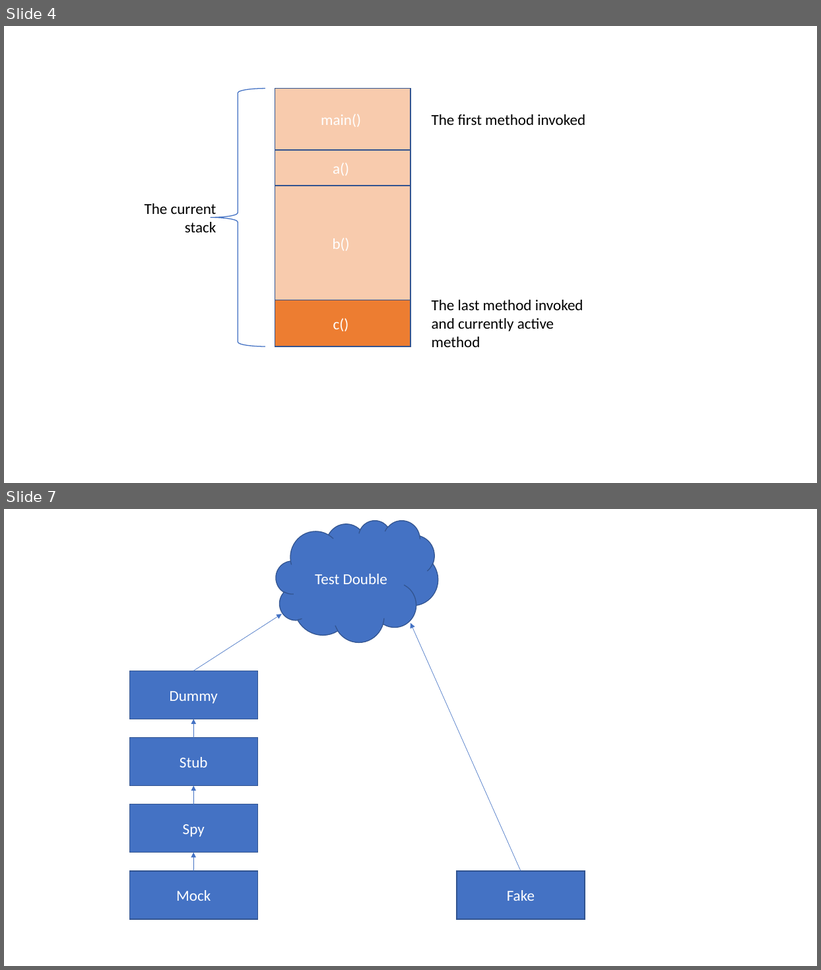
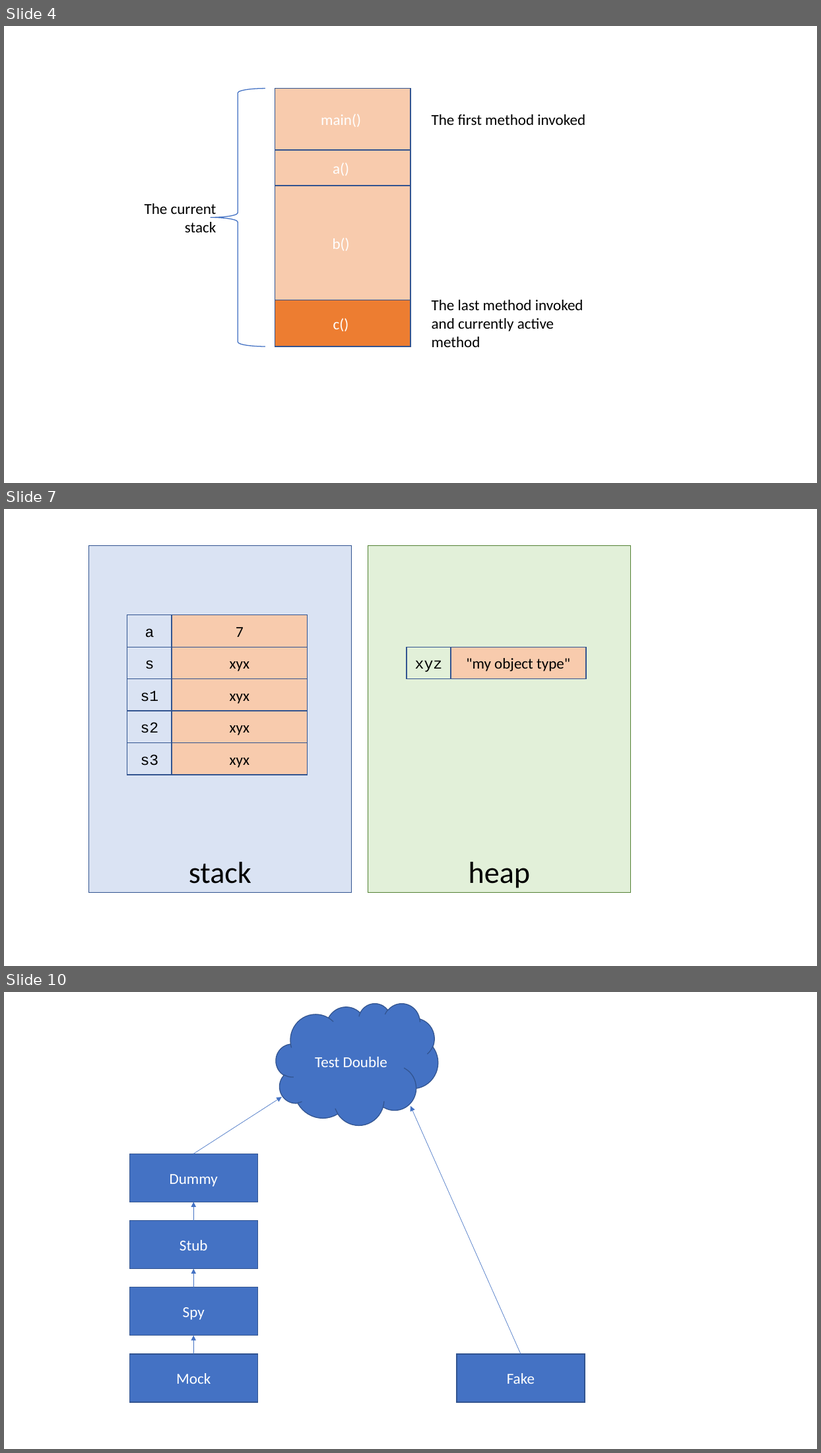
Before and after one commit to albertattard/java-boot-camp, a slide deck: assets/images/Images.pptx. Shown one above the other, each under a label of ours: slides 4 and 7 before the commit, slides 4, 7 and 10 after it; the slides between them are not shown. The pictures are 821x970 and 821x1453 pixels, drawn with LibreOffice and Linux fonts; fonts in the diff are those of the drawing. Boxes give left, top, right and bottom in pixels: in the first picture for what was removed or moved away, otherwise in the second. Text is boxed around its words. In the diff, an @@ line names an element or a change of style, - is before the commit and + after.

Commit message:
Add stack & heap examples

```diff
--- a/assets/images/Images.pptx
+++ b/assets/images/Images.pptx
@@ slide 7 added at [4, 509, 817, 966], background #FFFFFF @@
@@ rectangle added at [88, 545, 351, 893], fill #DAE3F3, outline #325491 1 pt, 36 pt, text #000000 @@
+stack
@@ rectangle added at [368, 545, 630, 893], fill #E2F0D9, outline #548235 1 pt, 36 pt, text #000000 @@
+heap
@@ rectangle added at [127, 615, 172, 647], outline #325491 1 pt, 18 pt, text #000000 @@
+a
@@ rectangle added at [172, 615, 308, 647], fill #F8CBAD, outline #325491 1 pt, 18 pt, text #000000 @@
+7
@@ rectangle added at [127, 647, 172, 679], outline #325491 1 pt, 18 pt, text #000000 @@
+s
@@ rectangle added at [172, 647, 308, 679], fill #F8CBAD, outline #325491 1 pt, 18 pt, text #000000 @@
+xyx
@@ rectangle added at [407, 647, 451, 679], outline #325491 1 pt, 18 pt, text #000000 @@
+xyz
@@ rectangle added at [451, 647, 587, 679], fill #F8CBAD, outline #325491 1 pt, 18 pt, text #000000 @@
+"my object type"
@@ rectangle added at [127, 679, 172, 711], outline #325491 1 pt, 18 pt, text #000000 @@
+s1
@@ rectangle added at [172, 679, 308, 711], fill #F8CBAD, outline #325491 1 pt, 18 pt, text #000000 @@
+xyx
@@ rectangle added at [127, 711, 172, 743], outline #325491 1 pt, 18 pt, text #000000 @@
+s2
@@ rectangle added at [172, 711, 308, 743], fill #F8CBAD, outline #325491 1 pt, 18 pt, text #000000 @@
+xyx
@@ rectangle added at [127, 743, 172, 775], outline #325491 1 pt, 18 pt, text #000000 @@
+s3
@@ rectangle added at [172, 743, 308, 775], fill #F8CBAD, outline #325491 1 pt, 18 pt, text #000000 @@
+xyx
@@ what was slide 7 is now slide 10 @@
```
Also in this commit, not shown: 1 slide changed, 3 other slides added, 1 slide removed, 7 other files.
